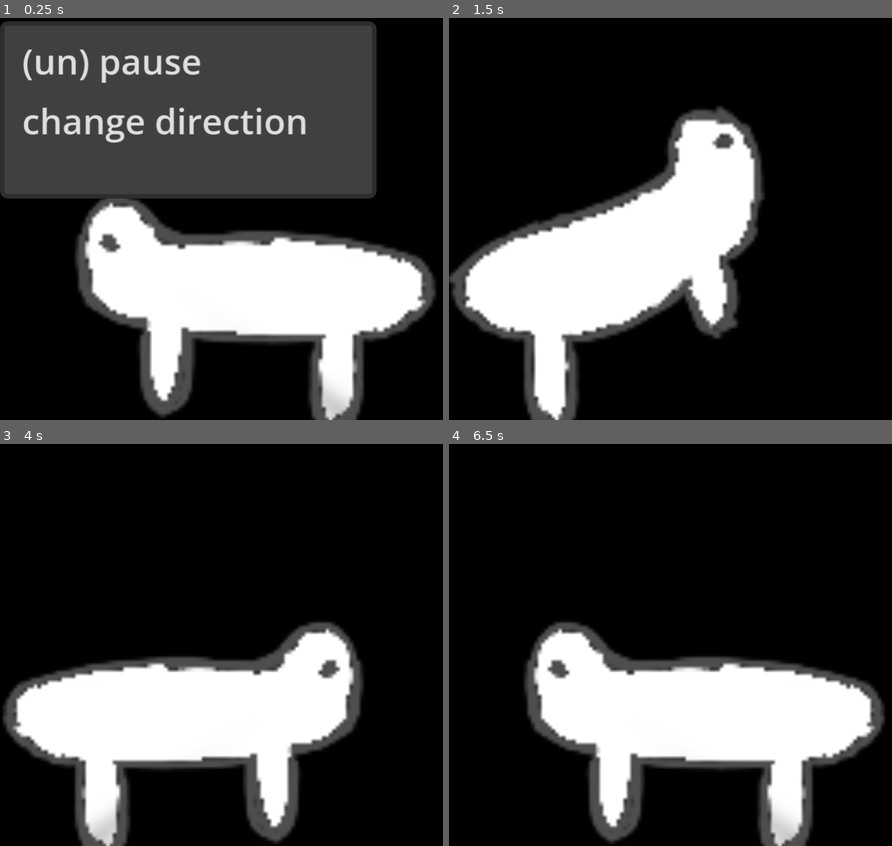
Above: before the commit, frames 1-4 (two rows, left to right).
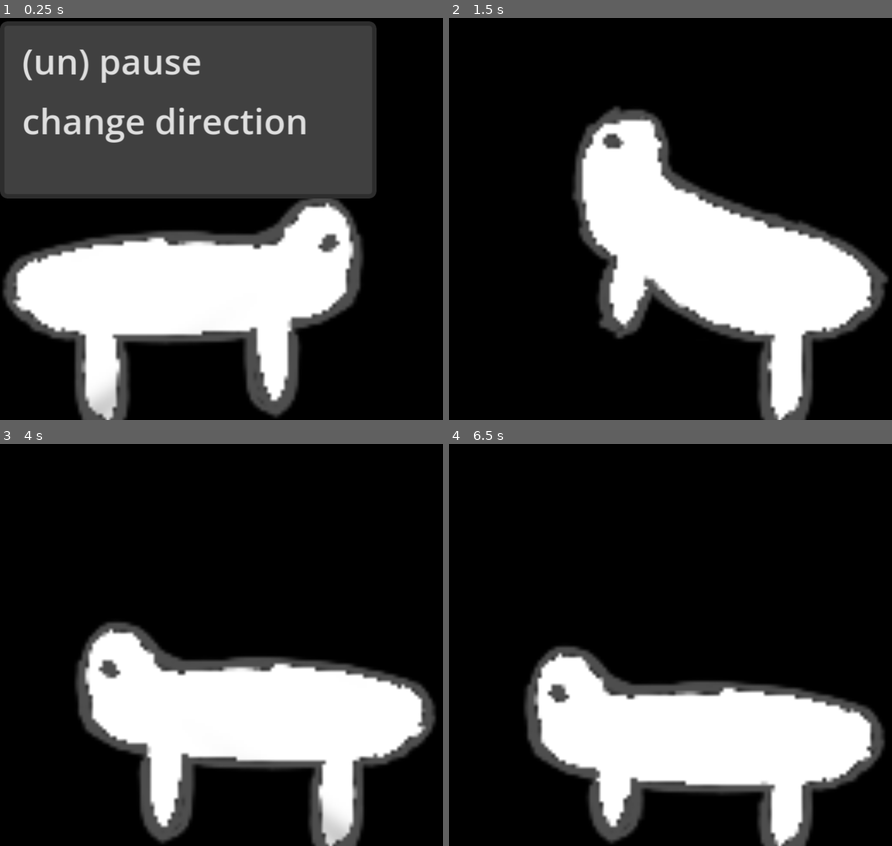
Above: after the commit, the same moments.

Repository: fabianternis/my-screen-pet
Game: Godot game, scene res://main.tscn
The game is run twice, just before and just after one commit, with the same random seed, the same clock (stepped at 60 frames per second) and the same inputs.
Inputs (mouse positions are in pixels of both pictures, inside the frame that each line leads up to):
- Up to frame 1 (0.25 s): no input
- Up to frame 2 (1.5 s): tap Enter at 0.5 s; drag from (666, 295) to (714, 102) at 0.52 s; tap Space at 1.25 s; drag from (581, 219) to (666, 295) at 1.27 s
- Up to frame 3 (4 s): move the mouse to (265, 528) at 2.02 s; hold Right 2.03-2.75 s; tap Alt at 2.1, 3.6 s; click (265, 528) at 2.17 s; drag from (199, 713) to (88, 556) at 2.77 s; tap Enter at 3.5 s; move the mouse to (354, 689) at 3.52 s; hold Left from 3.53 s (still down); click (354, 689) at 3.67 s
- Up to frame 4 (6.5 s): release Left at 4.25 s; tap Space at 4.25, 5.75 s; drag from (537, 556) to (666, 721) at 4.27 s; tap Enter at 5 s; move the mouse to (692, 624) at 5.02 s; hold Down 5.03-5.75 s; tap Alt at 5.1 s; click (692, 624) at 5.17 s; drag from (604, 512) to (581, 645) at 5.77 s

The runs differ from the first frame. In frame 1, 23% of the frame differs, in the area x 0-99%, y 44-100%; in frame 2, 34%, in the area x 0-100%, y 21-100%; in frame 3, 23%; in frame 4, 14%.

Commit message:
i tried everything but it keeps bugging on screen-borders

Diff:
--- a/main.gd
+++ b/main.gd
@@ -7,8 +7,8 @@
 var drag_offset = Vector2()
 var is_paused = false
 var pause_action_time = 7.0
-var pause_time_since_last = 0.0
-var is_following_mouse = false
+var pause_time_since_last = 0.0 #not (yet) in use
+var is_following_mouse = false #not in use
 
 var default_speed = 100
 var initial_direction = Vector2(2, 1.2)
@@ -19,7 +19,7 @@
 var size_window = Vector2(200, 200)
 
 var current_primary_animation = 'idle'
-var menu = 'default'
+var menu = 'default' # unused
 
 #var default_speed = 300
 var speed = default_speed
@@ -29,7 +29,8 @@
 var default_drag_pos = Vector2(0.0, 0.0) # i may use this later (when i finally clean-up) - this may never happen
 
 
-var actual_window_pos: Vector2 = Vector2.ZERO
+var other_window_pos_tofix: Vector2 = Vector2.ZERO
+var can_idle = true # not used yet
 
 
 #var direction = Vector2(x: 1.15, y: 0.7)
@@ -66,7 +67,7 @@
 	#print (size_screen)
 	#print (size_window)
 
-	actual_window_pos = Vector2(DisplayServer.window_get_position())
+	other_window_pos_tofix = Vector2(DisplayServer.window_get_position())
 
 
 func _on_area_input(_viewport, event, _shape_idx):
@@ -109,7 +110,9 @@
 			#sprite.play(current_primary_animation)
 			_animation('pause')
 	if id == 1:
-		switch_direction()
+		print('HERE 1234')
+		switch_direction("x")
+	stop_idle()
 
 
 func _process(delta: float):
@@ -117,7 +120,7 @@
 
 	if !is_paused:
 		#window_position += direction * speed * delta
-		actual_window_pos += direction.normalized() * speed * delta
+		other_window_pos_tofix += direction * speed * delta
 
 	window_position.x = clamp(window_position.x, 0, size_screen.x - size_window.x)
 	window_position.y = clamp(window_position.y, 0, size_screen.y - size_window.y)
@@ -126,12 +129,13 @@
 		var mouse_pos = Vector2(DisplayServer.mouse_get_position())
 		#var new_window_pos = mouse_pos - drag_offset
 		#DisplayServer.window_set_position(Vector2(new_window_pos))
-		actual_window_pos = mouse_pos - drag_offset
-		DisplayServer.window_set_position(Vector2i(actual_window_pos))
+		other_window_pos_tofix = mouse_pos - drag_offset
+		DisplayServer.window_set_position(Vector2i(other_window_pos_tofix))
 		drag_pos_1 = drag_pos_0
 		drag_pos_0 = mouse_pos
 
 		if _drag_pos_set():
+			print('in drag_pos_set()')
 			if drag_pos_1.x < drag_pos_0.x:
 				if direction.x != initial_direction.x:
 					switch_direction("x")
@@ -152,68 +156,80 @@
 		#if _drag_pos_set() && drag_pos_1 > drag_pos_0:
 
 		return
+
+
 	var max_x = size_screen.x - size_window.x
 	var max_y = size_screen.y - size_window.y
 
-	# Bounce check with position clamping to prevent stuck toggles
-	if actual_window_pos.x <= 0:
-		actual_window_pos.x = 0
+	if other_window_pos_tofix.x <= 0:
 		if direction.x < 0:
+			print(1)
 			switch_direction("x")
-	elif actual_window_pos.x >= max_x:
-		actual_window_pos.x = max_x
+	elif other_window_pos_tofix.x >= max_x:
 		if direction.x > 0:
-			switch_direction("x")
-
-	if actual_window_pos.y <= 0:
-		actual_window_pos.y = 0
+			print(2)
+			#switch_direction("x")
+			direction = -initial_direction
+
+	if other_window_pos_tofix.y <= 0:
 		if direction.y < 0:
+			print(3)
 			switch_direction("y")
-	elif actual_window_pos.y >= max_y:
-		actual_window_pos.y = max_y
+	elif other_window_pos_tofix.y >= max_y:
 		if direction.y > 0:
+			print(4)
 			switch_direction("y")
 
-	DisplayServer.window_set_position(Vector2i(actual_window_pos))
+	DisplayServer.window_set_position(Vector2i(other_window_pos_tofix))
 
 	if is_idle and !is_paused:
 		_idle(delta)
 
 	if window_position.x <= 0 or window_position.x >= size_screen.x - size_window.x:
-		switch_direction("x")
+		direction.x *= -1
 	if window_position.y <= 0 or window_position.y >= size_screen.y - size_window.y:
-		switch_direction("y")
-
+		direction.y *= -1
+
+	if !is_idle and !is_paused and !is_dragging:
+		could_idle(0.00125, 5, 7)
 
 func switch_direction(axis = "x"):
 	if axis == "x":
-		direction.x *= -1
+		print ('switch X in fn')
+		#direction.x *= -1
 		sprite.flip_h = !sprite.flip_h
 	elif axis == "y":
-		direction.y *= -1
+		print ('switch Y in fn')
+
+		#direction.y *= -1
 	else:
 		return
 
 func _idle(delta):
 	idle_time_left -= delta
 	if idle_time_left <= 0:
-		is_idle = false
+		stop_idle()
 		#current_primary_animation = 'walk'
 		#sprite.play(current_primary_animation)
+	return
+
+func idle(duration = 0.0):
+	if !is_paused:
+		is_idle = true
+		speed = 0
+		if duration == 0.0:
+			idle_time_left = randf_range(randf_range(0.7, 1.3), randf_range(2.1, 5.0))
+		else:
+			idle_time_left = duration
+		#current_primary_animation = 'idle'
+		#sprite.play(current_primary_animation)
+		_animation('idle')
+
+func stop_idle():
+	is_idle = false
+	if !is_paused:
 		_animation('walk')
-		speed = default_speed
-	return
-
-func idle(duration = 0.0):
-	is_idle = true
-	speed = 0
-	if duration == 0.0:
-		idle_time_left = randf_range(randf_range(0.7, 1.3), randf_range(2.1, 5.0))
-	else:
-		idle_time_left = duration
-	#current_primary_animation = 'idle'
-	#sprite.play(current_primary_animation)
-	_animation('idle')
+	speed = default_speed
 
 func _animation(animation):
 		current_primary_animation = animation
@@ -227,4 +243,12 @@
 func _drag_pos_set():
 	return(drag_pos_0.x != drag_pos_0.y && (drag_pos_0.x != drag_pos_1.x && drag_pos_0.y != drag_pos_1.y))
 
-#func could_idle():
+func could_idle(chance: float = 0.05, min = 0.0, max = 0.0) -> bool:
+	if is_idle or is_paused or is_dragging:
+		return false
+
+	if randf() < chance:
+		idle(randf_range(min, max))
+		return true
+
+	return false
